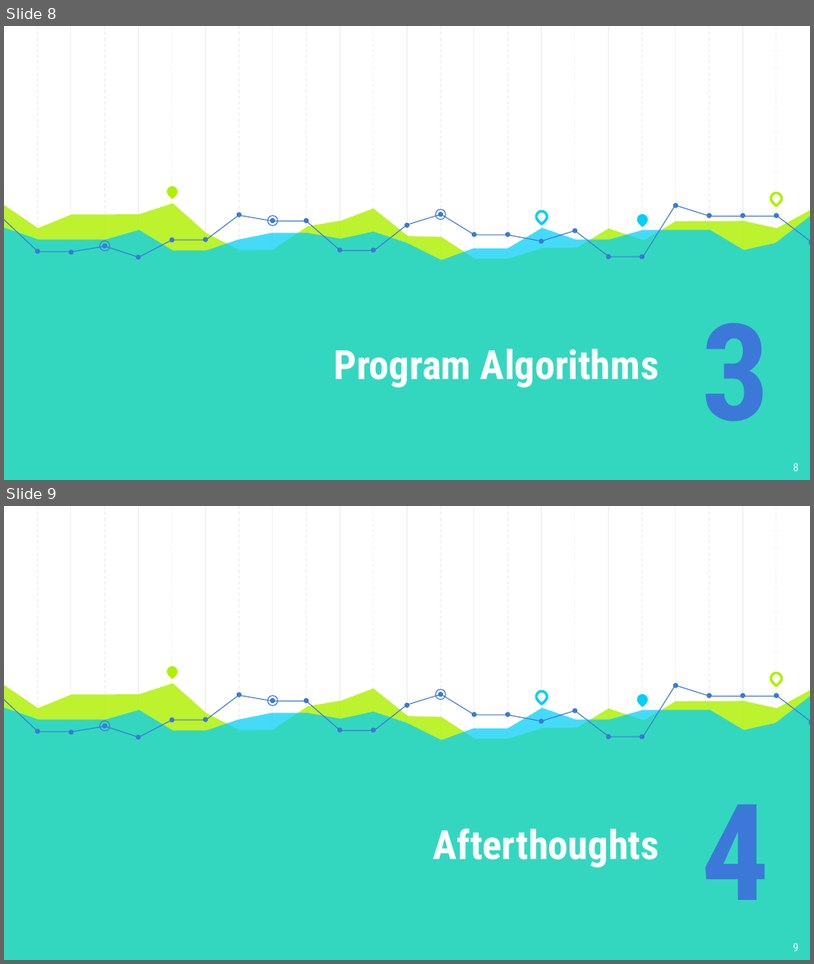
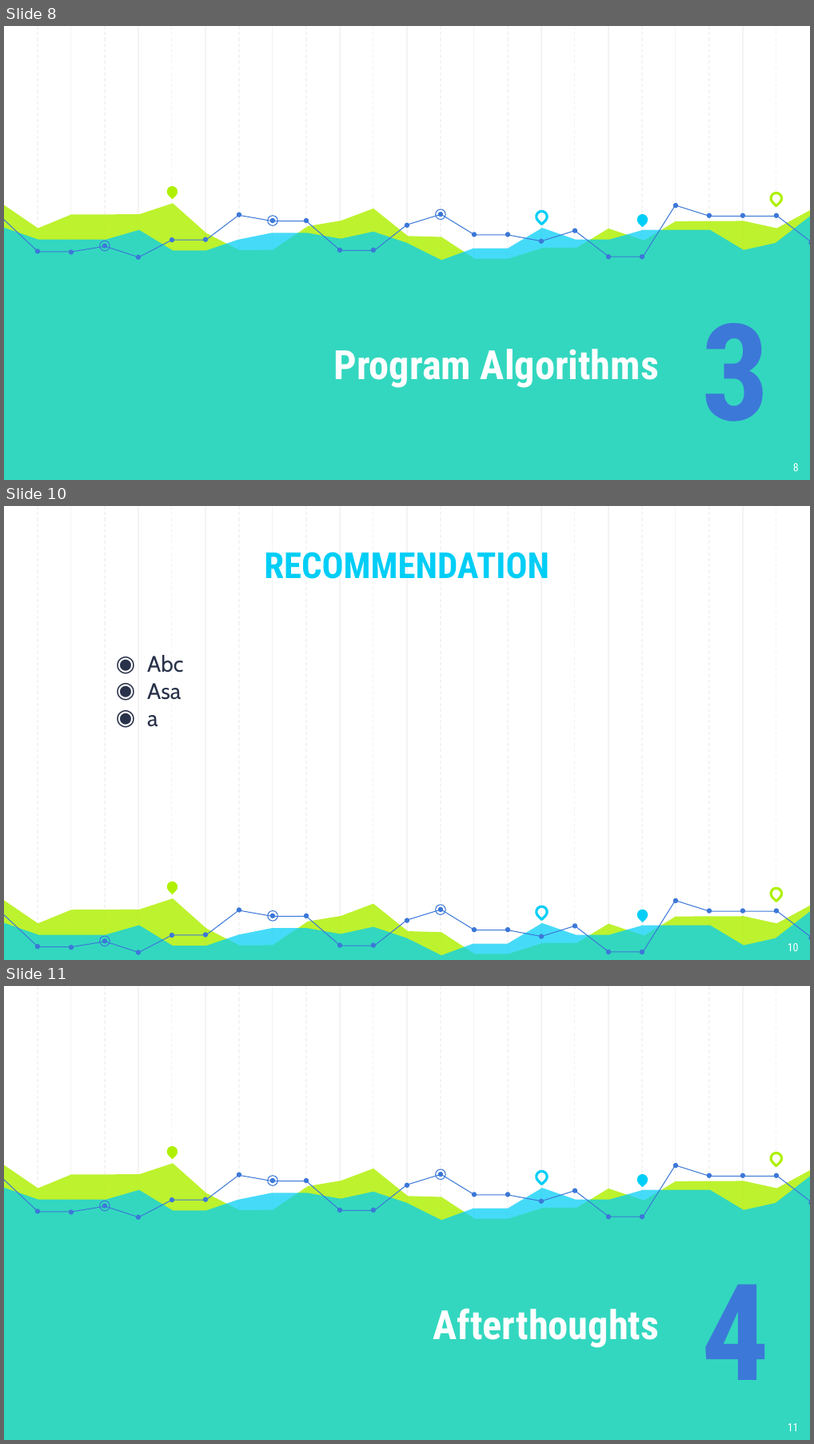
Before and after one commit to Andyayk/app, a slide deck: Graph Based Search.pptx. Shown one above the other, each under a label of ours: slides 8 and 9 before the commit, slides 8, 10 and 11 after it; the slides between them are not shown. The pictures are 814x964 and 814x1444 pixels, drawn with LibreOffice and Linux fonts; fonts in the diff are those of the drawing. Boxes give left, top, right and bottom in pixels: in the first picture for what was removed or moved away, otherwise in the second. Text is boxed around its words. In the diff, an @@ line names an element or a change of style, - is before the commit and + after.

```diff
--- a/Graph Based Search.pptx
+++ b/Graph Based Search.pptx
@@ slide 10 added at bbox=[4, 506, 810, 960], background #FFFFFF; not listed: 23 template elements that a slide beside it also shows @@
@@ text added at bbox=[264, 552, 550, 579], 32 pt, text #00CEF6, bold @@
+RECOMMENDATION
@@ text added at bbox=[147, 655, 184, 727], 20 pt, text #28324A @@
+◉ Abc
+◉ Asa
+◉ a
@@ teardrop added at bbox=[165, 879, 179, 894], fill #AFF000 @@
@@ teardrop added at bbox=[769, 885, 783, 900], outline #AFF000 2.25 pt @@
@@ freeform shape added at bbox=[4, 898, 810, 960], fill #AFF000 at 82% opacity @@
@@ freeform shape added at bbox=[4, 910, 810, 960], fill #00CEF6 at 73% opacity @@
@@ freeform shape added at bbox=[4, 910, 374, 952], outline #3C78D8 0.75 pt @@
@@ ellipse added at bbox=[268, 911, 278, 921], outline #3C78D8 0.75 pt @@
@@ freeform shape added at bbox=[374, 900, 676, 952], outline #3C78D8 0.75 pt @@
@@ ellipse added at bbox=[435, 904, 446, 915], outline #3C78D8 0.75 pt @@
@@ teardrop added at bbox=[534, 904, 549, 919], outline #00CEF6 2.25 pt @@
@@ teardrop added at bbox=[635, 907, 650, 922], fill #00CEF6 @@
@@ freeform shape added at bbox=[677, 900, 810, 936], outline #3C78D8 0.75 pt @@
@@ ellipse added at bbox=[100, 936, 110, 946], outline #3C78D8 0.75 pt @@
@@ group added at bbox=[35, 898, 810, 954]: 24 ellipses @@
@@ page number added at bbox=[788, 943, 799, 951], 10 pt, text #FFFFFF @@
+10
@@ what was slide 9 is now slide 11 @@
@@ page number at bbox=[788, 1423, 799, 1431]: text changed @@
-9
+11
```
Also in this commit, not shown: 7 slides changed, 1 other slide added.
